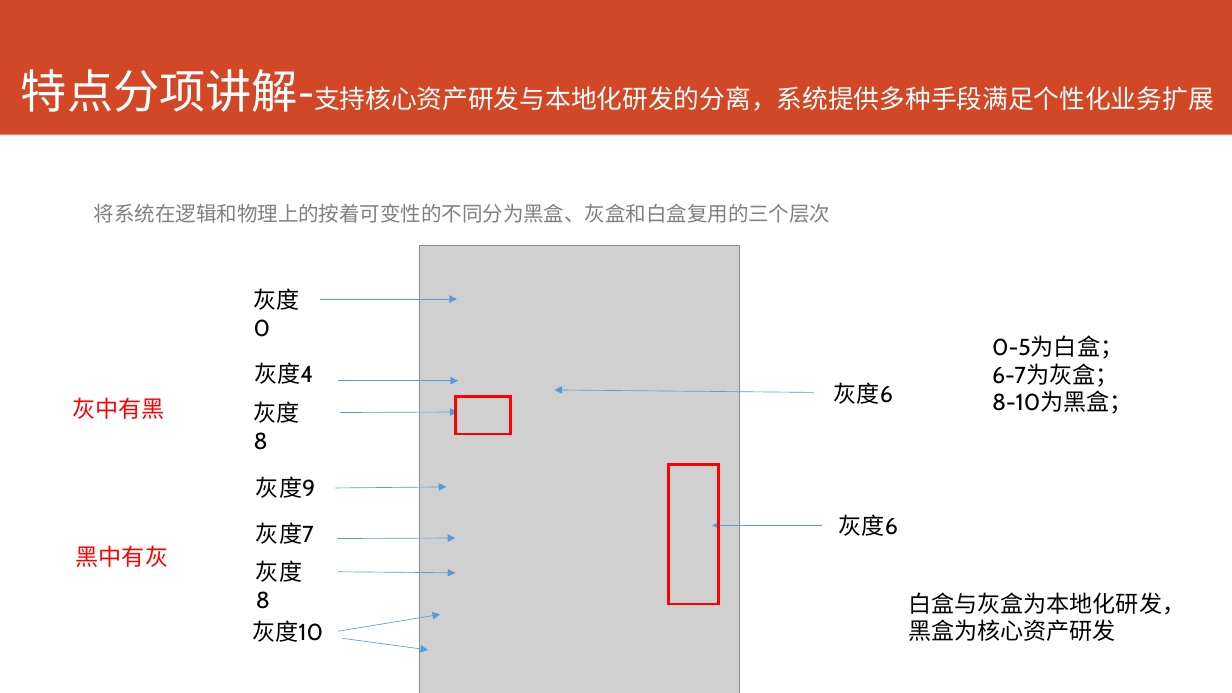
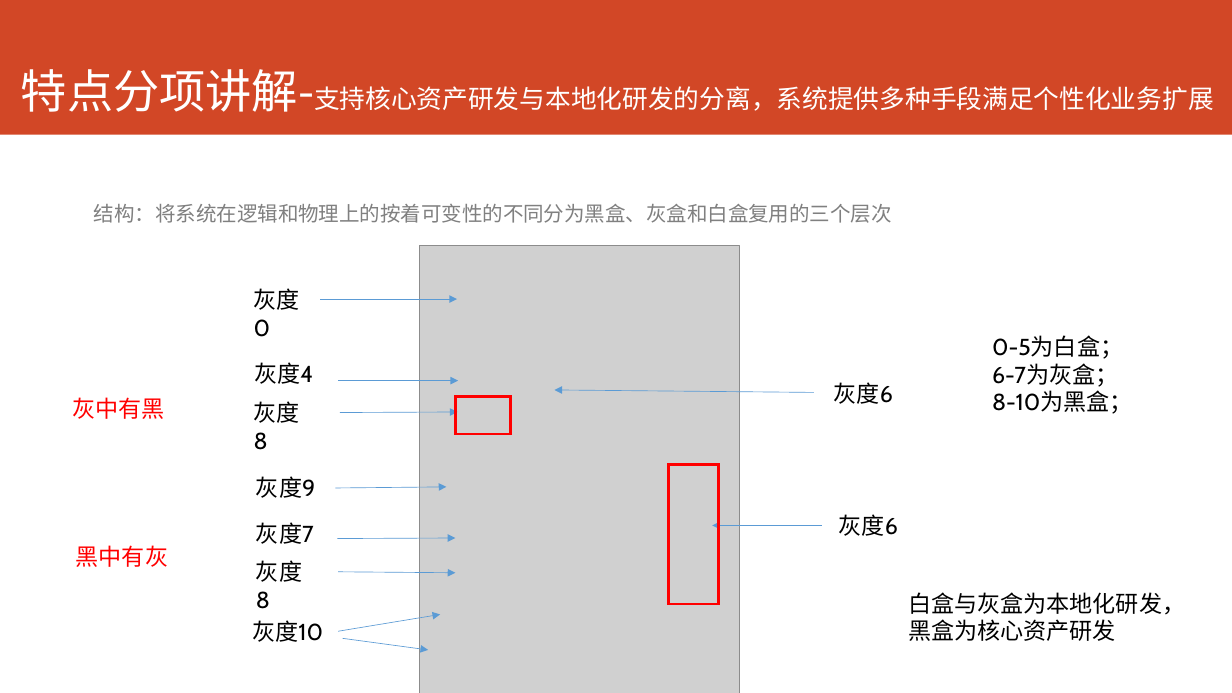
Before and after one commit to AppSecAI-TEST/hospital, a slide deck: slide 8 of doc/EVE新一代HIS核心系统.pptx. Drawn at 1232x693 pixels with LibreOffice and Linux fonts; fonts in the diff are those of the drawing; grey boxes stand for pictures. Boxes give left, top, right and bottom in pixels: in the first picture for what was removed or moved away, otherwise in the second. Text is boxed around its words. In the diff, an @@ line names an element or a change of style, - is before the commit and + after.

```diff
--- a/doc/EVE新一代HIS核心系统.pptx
+++ b/doc/EVE新一代HIS核心系统.pptx
@@ text at (x1=94, y1=204, x2=892, y2=223): text changed @@
-将系统在逻辑和物理上的按着可变性的不同分为黑盒、灰盒和白盒复用的三个层次
+结构：将系统在逻辑和物理上的按着可变性的不同分为黑盒、灰盒和白盒复用的三个层次
```
Also in this commit, not shown: 1 other slide changed, 2 slides added, 1 other file.
